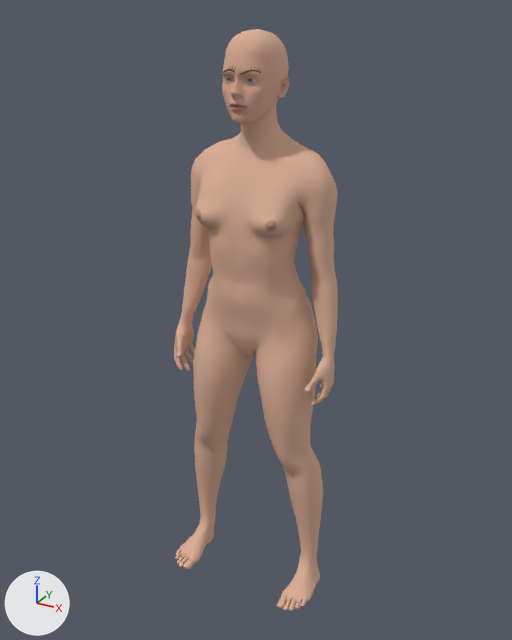
Renders of the glTF model assets/models/female_fixed.glb from each side of a commit.
Camera for both pictures: a 50 mm camera at (0.912, -1.692, 1.722) aimed at (-0.001, -0.032, 0.892). The axes (+X, +Y, +Z) are drawn at lower left. The lights are the same throughout. The older version comes first. Vertices at exactly the same position are counted once.

Names of what the first picture shows: 'female_body' and 1 more.
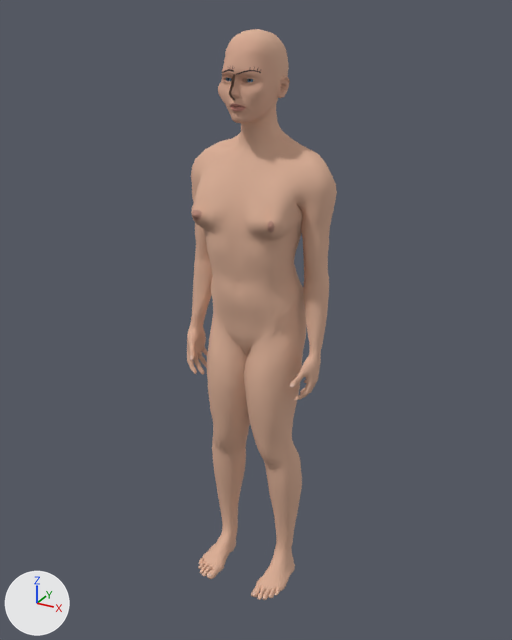
Where the change shows, as pixel boxes [x1, y1, x2, y2] in the pictures (512 x 640 px; the box of a moved part takes in the faces that stretch with it):
'female_body', reshaped (8% narrower)
    before: [174, 29, 338, 611]
    after: [187, 29, 337, 600]
part 1 of me_female_body, moved or reshaped
    before: [174, 66, 338, 611]
    after: [187, 66, 335, 600]

Diff of the bpy script that builds the scene:
```diff
--- a/assets/models/female_fixed.glb.py
+++ b/assets/models/female_fixed.glb.py
@@ me_female_body @@
 # used by ob_female_body; location = (0.0, 0.0, 0.0)
-me_female_body.from_pydata(...)  # 13380 vertices, 26756 faces; spans x -0.26..0.26, y -0.21..0.09, z 0.0..1.68
+me_female_body.from_pydata(...)  # 13380 vertices, 26756 faces; spans x -0.22..0.22, y -0.21..0.09, z 0.0..1.68
+# me_female_body part 1: 9157 of 13380 vertices moved; they spanned x -0.26..0.26, y -0.21..0.09, z 0.0..1.59 and now span x -0.22..0.22, y -0.21..0.09, z 0.0..1.59; mean shift (0.0, 0.0, 0.0); largest move (-0.22, -0.06, 0.05) -> (-0.13, -0.06, 0.05)
 me_female_body.materials.append(mat_female_skin)
```
